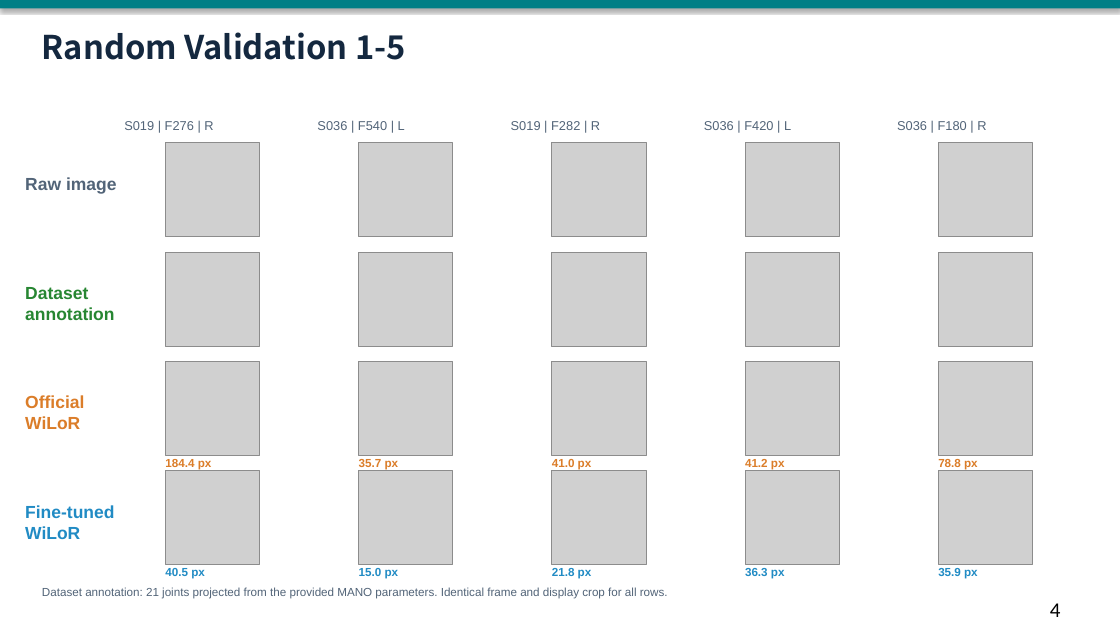
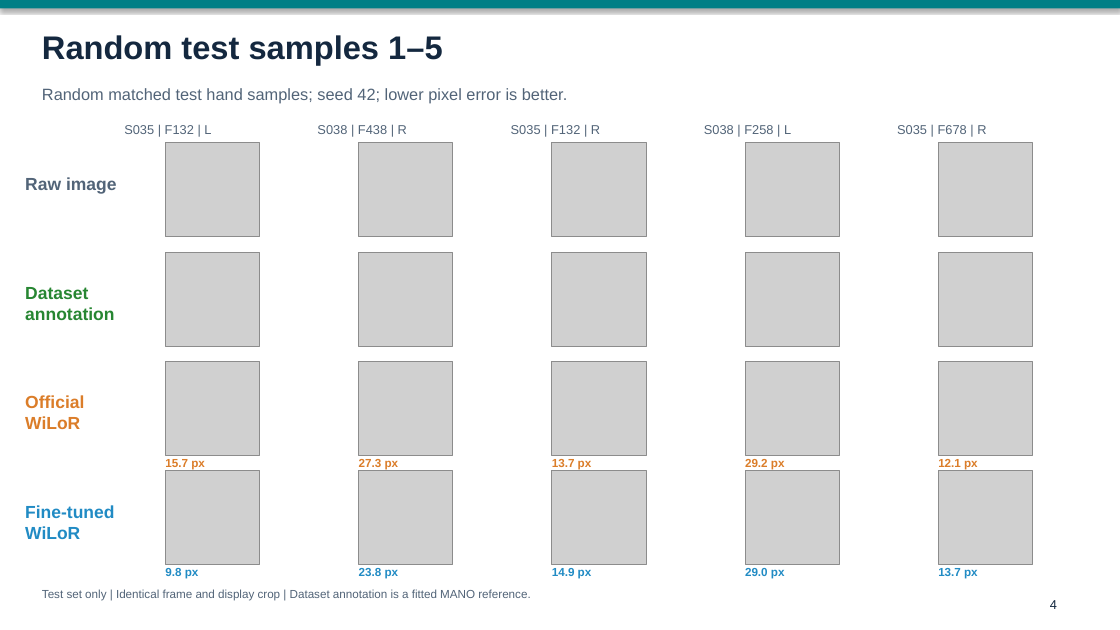
Before and after one commit to choppa129/WiLoR, a slide deck: slide 4 of reports/hand_display_comparison/WiLoR_手套微调_汇报.pptx. Drawn at 1120x630 pixels with LibreOffice and Linux fonts; fonts in the diff are those of the drawing; grey boxes stand for pictures. Boxes give left, top, right and bottom in pixels: in the first picture for what was removed or moved away, otherwise in the second. Text is boxed around its words. In the diff, an @@ line names an element or a change of style, - is before the commit and + after.

Commit message:
docs: report fixed glove model results on test set

```diff
--- a/reports/hand_display_comparison/WiLoR_手套微调_汇报.pptx
+++ b/reports/hand_display_comparison/WiLoR_手套微调_汇报.pptx
@@ text at [42,35,442,65]: text changed; font Noto Sans CJK SC to Arial @@
-Random Validation 1-5
+Random test samples 1–5
@@ text added at [42,88,567,104], 14 pt, text #526478 @@
+Random matched test hand samples; seed 42; lower pixel error is better.
@@ text removed at [124,121,213,130] @@
-S019 | F276 | R
@@ text added at [124,125,211,134], 11 pt, text #526478 @@
+S035 | F132 | L
@@ text removed at [317,121,405,130] @@
-S036 | F540 | L
@@ text added at [317,125,407,134], 11 pt, text #526478 @@
+S038 | F438 | R
@@ text at [511,125,600,134]: text changed @@
-S019 | F282 | R
+S035 | F132 | R
@@ text at [704,125,791,134]: text changed @@
-S036 | F420 | L
+S038 | F258 | L
@@ text at [897,125,986,134]: text changed @@
-S036 | F180 | R
+S035 | F678 | R
@@ text at [165,459,205,470]: text changed @@
-35.7 px
+15.7 px
@@ text removed at [165,459,212,470] @@
-184.4 px
@@ text added at [359,459,399,470], 10 pt, text #DB7D29, bold @@
+27.3 px
@@ text at [552,459,592,470]: text changed @@
-41.0 px
+13.7 px
@@ text at [745,459,785,470]: text changed @@
-41.2 px
+29.2 px
@@ text at [938,459,978,470]: text changed @@
-78.8 px
+12.1 px
@@ text at [165,568,199,579]: text changed @@
-40.5 px
+9.8 px
@@ text at [359,568,399,579]: text changed @@
-21.8 px
+23.8 px
@@ text removed at [359,568,399,579] @@
-15.0 px
@@ text added at [552,568,592,579], 10 pt, text #218BC4, bold @@
+14.9 px
@@ text at [745,568,785,579]: text changed @@
-36.3 px
+29.0 px
@@ text at [938,568,978,579]: text changed @@
-35.9 px
+13.7 px
@@ text at [42,589,530,601]: text changed @@
-Dataset annotation: 21 joints projected from the provided MANO parameters. Identical frame and display crop for all rows.
+Test set only | Identical frame and display crop | Dataset annotation is a fitted MANO reference.
@@ text "4" at [1050,600,1057,609]: size 18 to 11 pt, font Calibri to Arial, text colour #000000 to #14283F @@
```
Also in this commit, not shown: 5 other slides changed, 3 other files.
